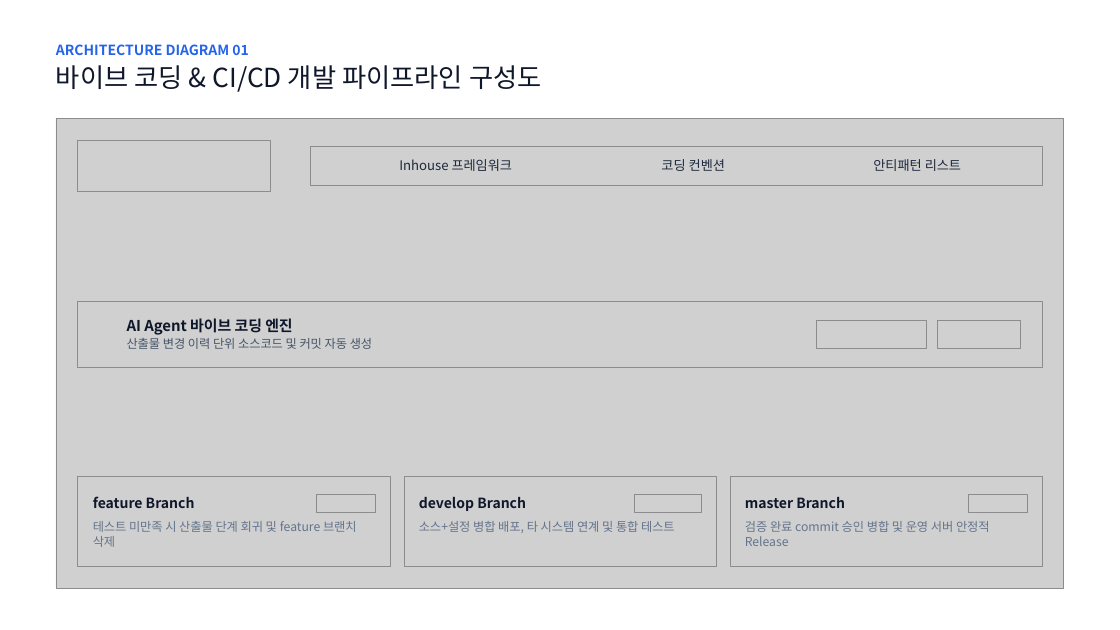
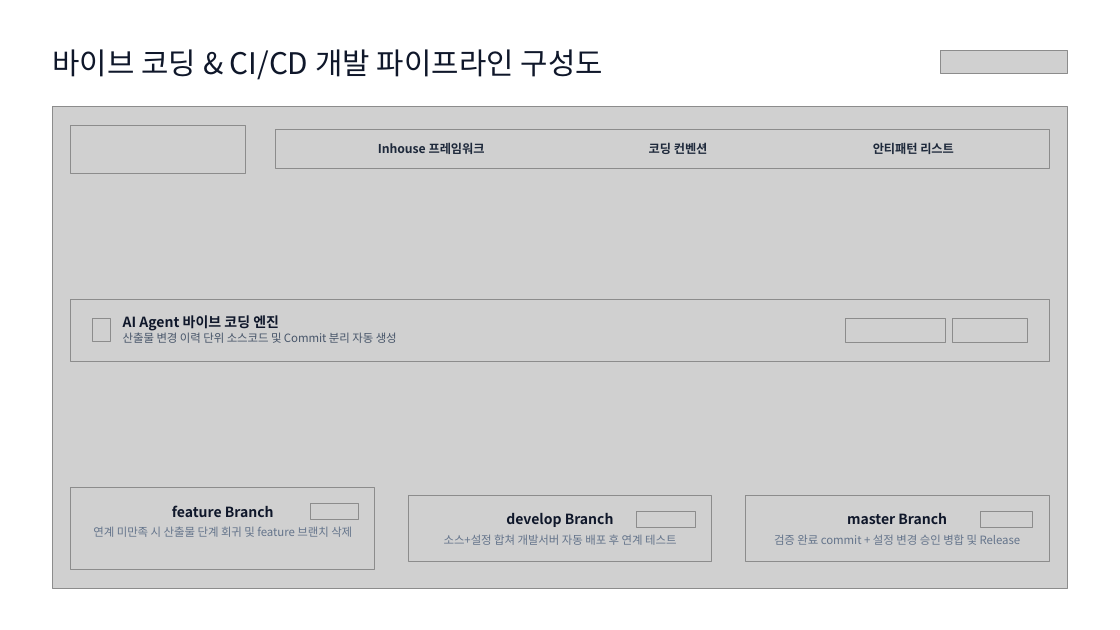
Before and after one commit to mordent/OpenProject, a slide deck: slide 5 of 제조 분야 AI Agent 아키텍처.pptx. Drawn at 1120x630 pixels with LibreOffice and Linux fonts; fonts in the diff are those of the drawing; grey boxes stand for pictures; background and template pictures are left out. Boxes give left, top, right and bottom in pixels: in the first picture for what was removed or moved away, otherwise in the second. Text is boxed around its words. In the diff, an @@ line names an element or a change of style, - is before the commit and + after.

```diff
--- a/제조 분야 AI Agent 아키텍처.pptx
+++ b/제조 분야 AI Agent 아키텍처.pptx
@@ text "바이브 코딩 & CI/CD 개발 ...": place and size @@
-text "바이브 코딩 & CI/CD 개발 ..." at box(56, 65, 542, 92)
+text "바이브 코딩 & CI/CD 개발 ..." at box(52, 49, 603, 80)
@@ text "바이브 코딩 & CI/CD 개발 ..." at box(52, 49, 603, 80): size 22.5 to 25.5 pt; vertical alignment top to middle @@
@@ text removed at box(56, 44, 249, 55) @@
-ARCHITECTURE DIAGRAM 01
@@ picture added at box(941, 50, 1068, 74) @@
@@ picture: place and size @@
-picture at box(56, 118, 1065, 588)
+picture at box(52, 107, 1067, 588)
@@ picture: place and size @@
-picture at box(78, 140, 271, 192)
+picture at box(71, 125, 245, 173)
@@ picture: place and size @@
-picture at box(311, 146, 1043, 186)
+picture at box(276, 130, 1049, 169)
@@ size 11.2 to 10.5 pt, bold on in 3 elements at box(873, 142, 954, 154), box(649, 142, 708, 154), box(378, 142, 485, 154) @@
@@ text "Inhouse 프레임워크": place and size @@
-text "Inhouse 프레임워크" at box(399, 159, 513, 171)
+text "Inhouse 프레임워크" at box(378, 142, 485, 154)
@@ text "코딩 컨벤션": place and size @@
-text "코딩 컨벤션" at box(661, 159, 725, 171)
+text "코딩 컨벤션" at box(649, 142, 708, 154)
@@ text "안티패턴 리스트": place and size @@
-text "안티패턴 리스트" at box(873, 159, 961, 171)
+text "안티패턴 리스트" at box(873, 142, 954, 154)
@@ picture: place and size @@
-picture at box(78, 302, 1043, 367)
+picture at box(71, 299, 1049, 361)
@@ picture added at box(92, 319, 110, 342) @@
@@ text "AI Agent 바이브 코딩 엔진" at box(123, 315, 279, 331): size 12.8 to 12 pt; line spacing 1 to 14.4pt @@
@@ picture: place and size @@
-picture at box(817, 320, 928, 348)
+picture at box(845, 318, 945, 342)
@@ picture: place and size @@
-picture at box(938, 320, 1021, 348)
+picture at box(953, 318, 1028, 342)
@@ text at box(123, 330, 397, 343): text changed; size 10.5 to 9.8 pt @@
-산출물 변경 이력 단위 소스코드 및 커밋 자동 생성
+산출물 변경 이력 단위 소스코드 및 Commit 분리 자동 생성
@@ picture: place and size @@
-picture at box(78, 477, 391, 566)
+picture at box(71, 487, 375, 570)
@@ text "feature Branch": place and size @@
-text "feature Branch" at box(93, 496, 195, 508)
+text "feature Branch" at box(172, 505, 274, 517)
@@ picture added at box(311, 503, 358, 520) @@
@@ picture removed at box(316, 495, 375, 513) @@
@@ picture: place and size @@
-picture at box(404, 477, 717, 566)
+picture at box(408, 496, 712, 562)
@@ picture removed at box(635, 495, 702, 513) @@
@@ picture: place and size @@
-picture at box(730, 477, 1043, 566)
+picture at box(745, 496, 1049, 562)
@@ picture removed at box(969, 495, 1028, 513) @@
@@ text at box(93, 526, 352, 537): text changed; size 10.5 to 9.8 pt @@
-테스트 미만족 시 산출물 단계 회귀 및 feature 브랜치 삭제
+연계 미만족 시 산출물 단계 회귀 및 feature 브랜치 삭제
@@ text "develop Branch": place and size @@
-text "develop Branch" at box(419, 497, 526, 511)
+text "develop Branch" at box(506, 513, 614, 527)
@@ text at box(444, 534, 676, 545): text changed; size 10.5 to 9.8 pt @@
-소스+설정 병합 배포, 타 시스템 연계 및 통합 테스트
+소스+설정 합쳐 개발서버 자동 배포 후 연계 테스트
@@ picture added at box(637, 511, 696, 528) @@
@@ alignment left to centre; vertical alignment top to middle in 3 elements at box(172, 505, 274, 517), box(506, 513, 614, 527), box(847, 513, 947, 524) @@
@@ text "master Branch": place and size @@
-text "master Branch" at box(745, 497, 845, 508)
+text "master Branch" at box(847, 513, 947, 524)
@@ text at box(774, 534, 1021, 545): text changed; size 10.5 to 9.8 pt @@
-검증 완료 commit 승인 병합 및 운영 서버 안정적 Release
+검증 완료 commit + 설정 변경 승인 병합 및 Release
@@ picture added at box(981, 511, 1033, 528) @@
```
Also in this commit, not shown: 10 other slides changed, 1 slide added, 2 slides removed.
